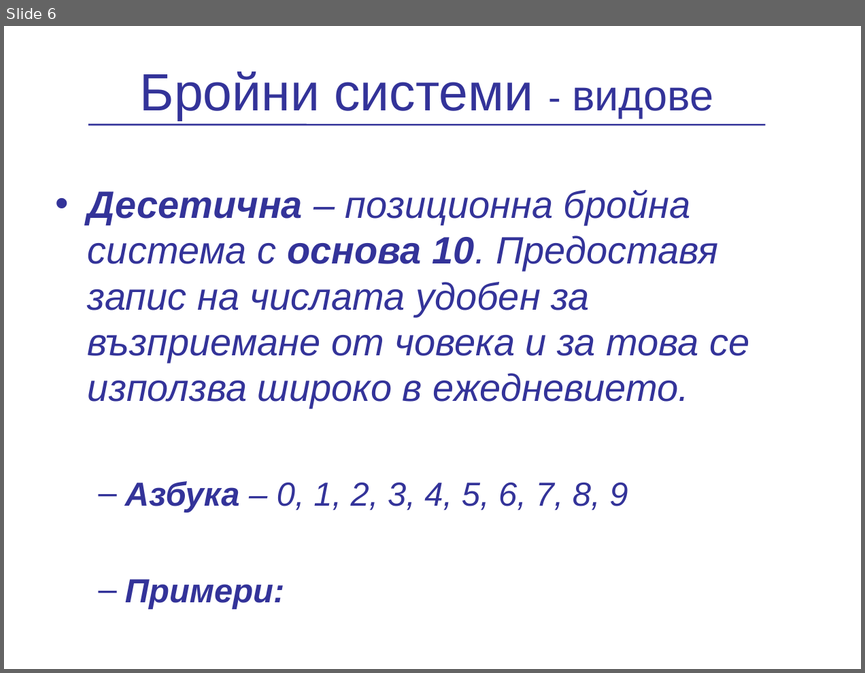
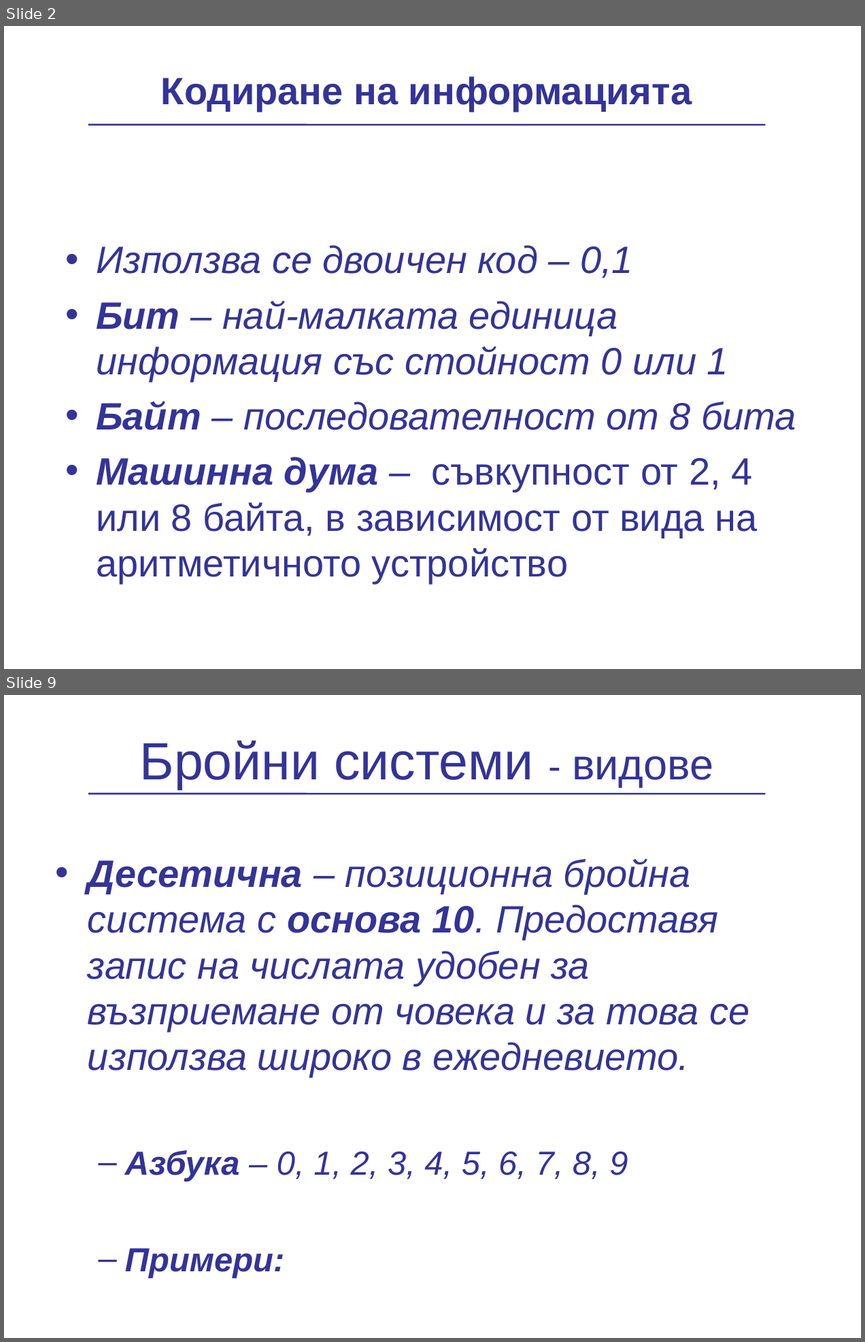
Before and after one commit to vpeevski/academy, a slide deck: Presentations/NumericalSystems/PredstavqneNaChislata.ppt. Shown one above the other, each under a label of ours: slide 6 before the commit, slides 2 and 9 after it; the slides between them are not shown. The pictures are 865x673 and 865x1342 pixels, drawn with LibreOffice and Linux fonts; fonts in the diff are those of the drawing; background and template pictures are left out. Boxes give left, top, right and bottom in pixels: in the first picture for what was removed or moved away, otherwise in the second. Text is boxed around its words. In the diff, an @@ line names an element or a change of style, - is before the commit and + after.

```diff
--- a/Presentations/NumericalSystems/PredstavqneNaChislata.ppt
+++ b/Presentations/NumericalSystems/PredstavqneNaChislata.ppt
@@ slide 2 added at [4, 26, 861, 669], background picture (left out) @@
@@ title added at [161, 76, 691, 112], 32 pt, text #333399, bold @@
+Кодиране на информацията
@@ line added from (88, 125) to (765, 125), #333399 1.5 pt @@
@@ text added at [96, 245, 796, 584], 32 pt, text #333399, italic @@
+• Използва се двоичен код – 0,1
+• Бит – най-малката единица информация със стойност 0 или 1
+• Байт – последователност от 8 бита
+• Машинна дума – съвкупност от 2, 4 или 8 байта, в зависимост от вида на аритметичното устройство
@@ what was slide 6 is now slide 9 @@
```
Also in this commit, not shown: 7 other slides added, 5 slides removed, 1 other file.
